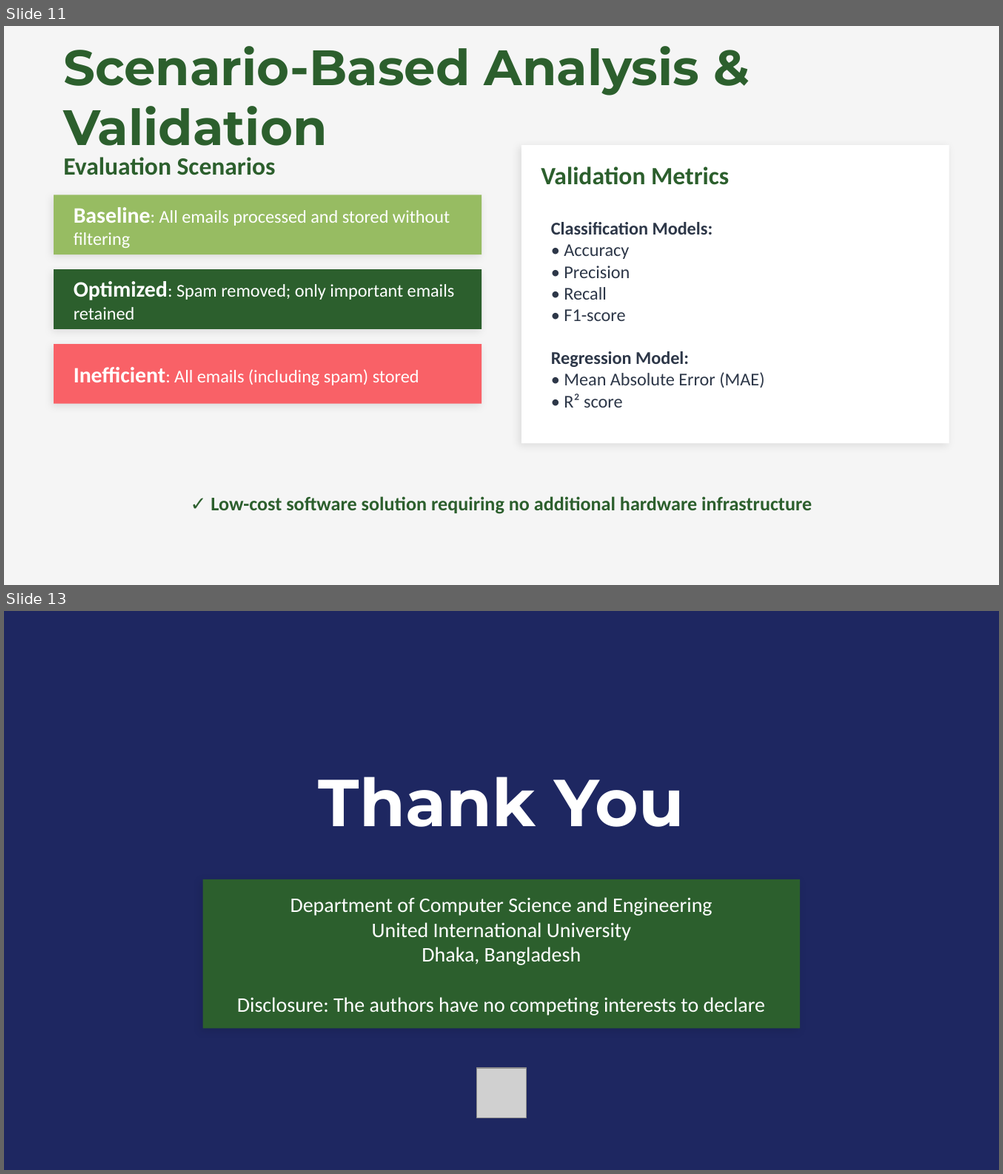
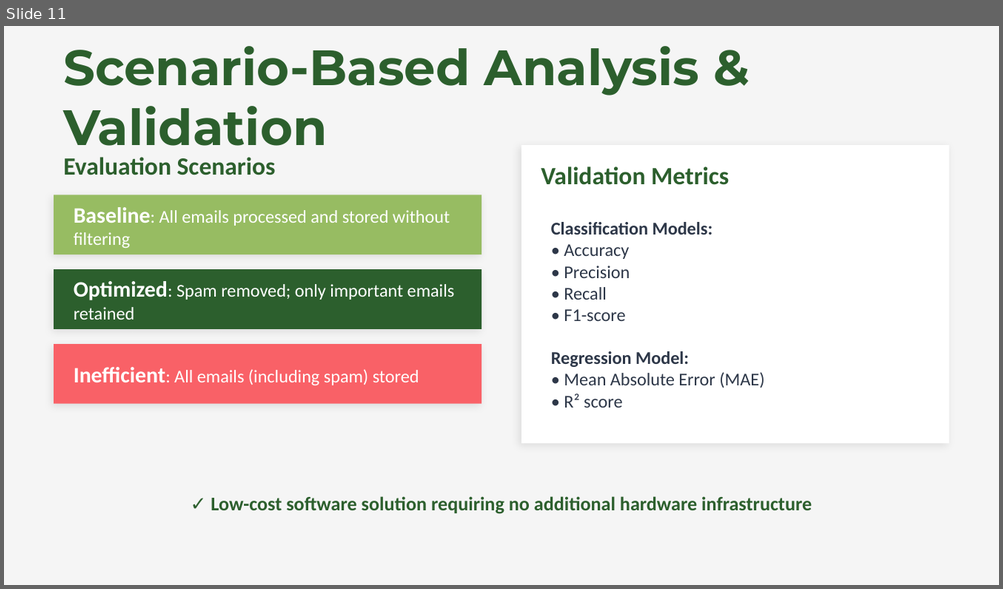
Before and after one commit to IbrahimZihad/green-computing-report, a slide deck: email_carbon_presentation.pptx. Shown one above the other, each under a label of ours: slides 11 and 13 before the commit, slide 11 after it; the slides between them are not shown. The pictures are 1003x1174 and 1003x589 pixels, drawn with LibreOffice and Linux fonts; fonts in the diff are those of the drawing; grey boxes stand for pictures. Boxes give left, top, right and bottom in pixels: in the first picture for what was removed or moved away, otherwise in the second. Text is boxed around its words. In the diff, an @@ line names an element or a change of style, - is before the commit and + after.

```diff
--- a/email_carbon_presentation.pptx
+++ b/email_carbon_presentation.pptx
@@ slide 13 removed at (4, 611, 999, 1170), background #1E2761 @@
@@ text removed at (318, 777, 684, 827) @@
-Thank You
@@ rectangle removed at (203, 880, 800, 1028) @@
@@ text removed at (237, 897, 765, 1016) @@
-Department of Computer Science and Engineering
-United International University
-Dhaka, Bangladesh
-Disclosure: The authors have no competing interests to declare
@@ picture removed at (476, 1068, 526, 1118) @@
```
Also in this commit, not shown: 3 slides changed, 1 slide added.
